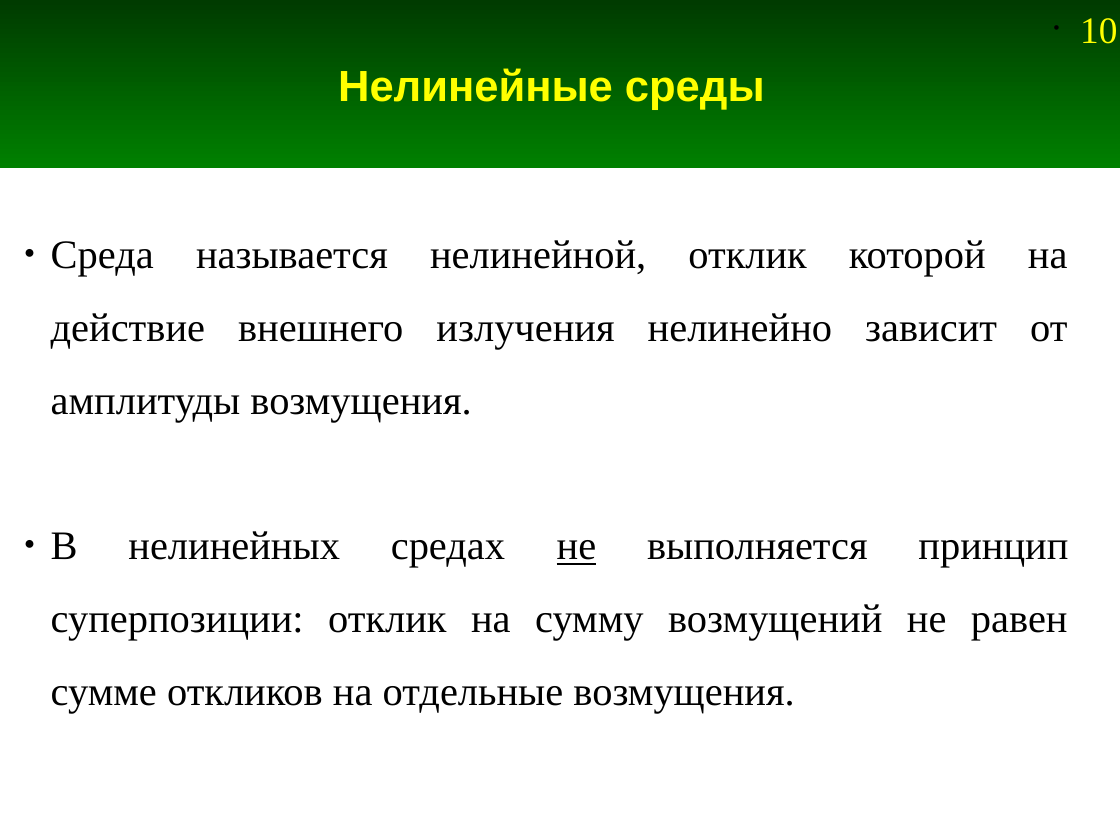
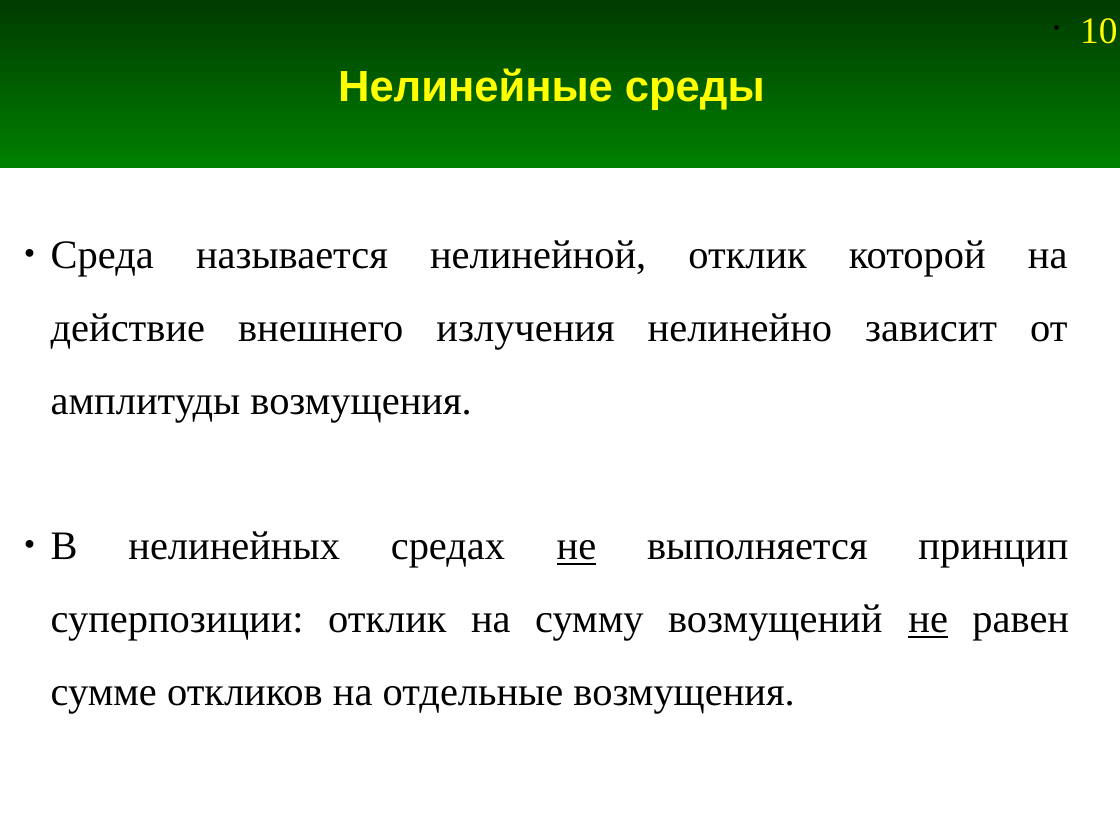
Before and after one commit to andris0147sv/modelling, a slide deck: slide 10 of presentations/1. Problem Statement.odp. Drawn at 1120x840 pixels with LibreOffice and Linux fonts; fonts in the diff are those of the drawing. Boxes give left, top, right and bottom in pixels: in the first picture for what was removed or moved away, otherwise in the second. Text is boxed around its words. In the diff, an @@ line names an element or a change of style, - is before the commit and + after.

```diff
--- a/presentations/1. Problem Statement.odp
+++ b/presentations/1. Problem Statement.odp
@@ text at (51, 531, 1069, 713): underline on in "не" @@
```
Also in this commit, not shown: 2 other slides changed, 1 slide added, 1 slide removed, 4 other files.
